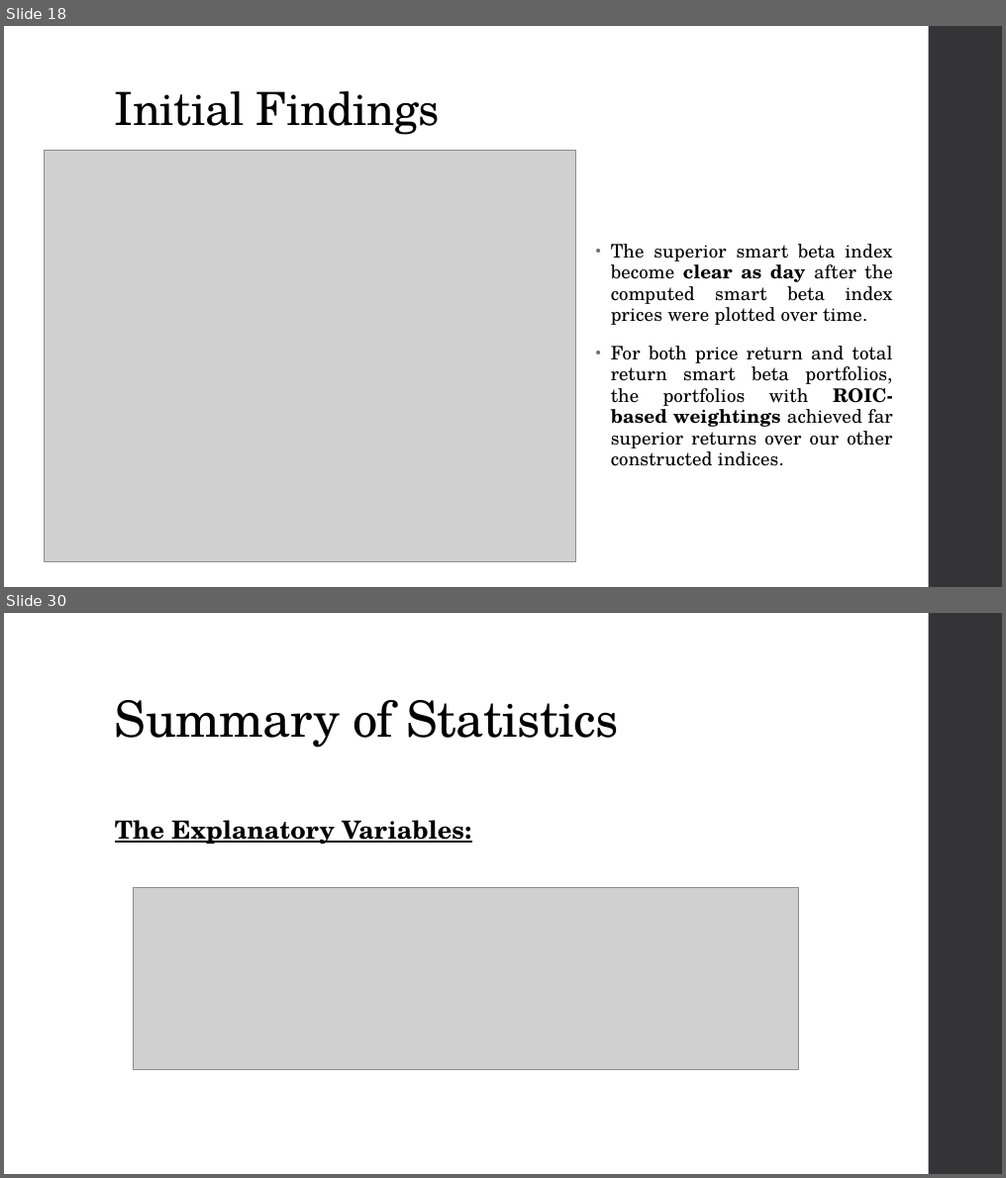
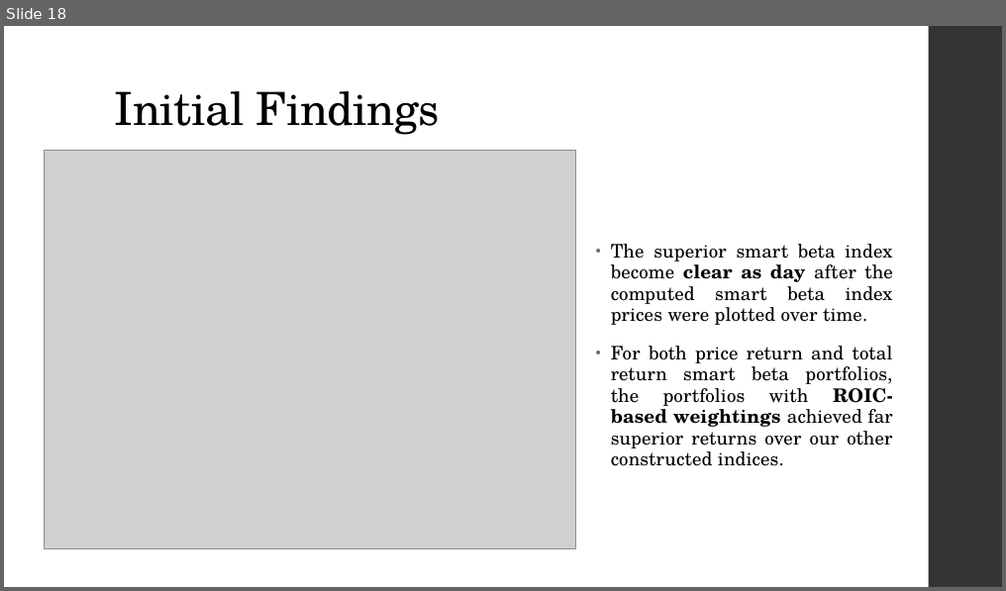
Before and after one commit to fuzzylove87/QF604-Econometrics, a slide deck: QF604 Econometrics Final v1.0.pptx. Shown one above the other, each under a label of ours: slides 18 and 30 before the commit, slide 18 after it; the slides between them are not shown. The pictures are 1006x1178 and 1006x591 pixels, drawn with LibreOffice and Linux fonts; fonts in the diff are those of the drawing; grey boxes stand for pictures. Boxes give left, top, right and bottom in pixels: in the first picture for what was removed or moved away, otherwise in the second. Text is boxed around its words. In the diff, an @@ line names an element or a change of style, - is before the commit and + after.

```diff
--- a/QF604 Econometrics Final v1.0.pptx
+++ b/QF604 Econometrics Final v1.0.pptx
@@ slide 30 removed at (4, 613, 1002, 1174), background #FFFFFF; not listed: 1 template element that a slide beside it also shows @@
@@ title removed at (115, 700, 619, 748) @@
-Summary of Statistics
@@ text removed at (115, 820, 471, 844) @@
-The Explanatory Variables:
@@ picture removed at (133, 888, 798, 1070) @@
@@ slide 18 changed as well @@
@@ picture: place and size @@
-picture at (44, 151, 575, 563)
+picture at (44, 151, 575, 550)
```
Also in this commit, not shown: 1 other slide changed, 8 slides added, 26 other slides removed.
